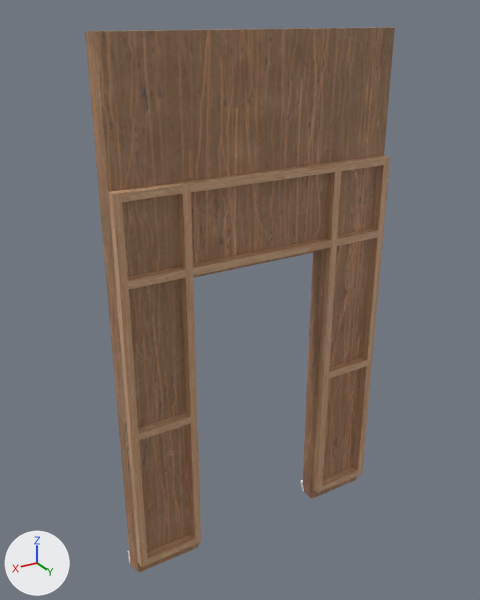
What one commit did to the FBX model Assets/Assets/Walls/MovieSet/FBX/MovieSet_WallDoor.fbx.
The view is the same before and after, from a camera (50 mm lens) standing at (3.19, 3.38, 3.58) and looking at (1.08, -0.12, 1.82). Arrows for +X, +Y and +Z are at lower left; the lights stay in place. Where no turn or scale is listed for an object, it has been applied to the vertices. Vertices at the same position are counted once.

The scene before the commit, as lines of its bpy script (objects in view):
```python
me_cube_005 = bpy.data.meshes.new('Cube.005')
me_cube_005.from_pydata(...)  # 130 vertices, 78 faces; spans x 0.0..2.0, y -0.13..0.06, z 0.0..3.5
# faces by material slot: [75, 3]
me_cube_005.materials.append(mat_m_movieset)
me_cube_005.materials.append(mat_m_wall)  # white #e7e7e7
ob_movieset_wall_door = bpy.data.objects.new('MovieSet_Wall_Door', me_cube_005)
ob_movieset_wall_door.location = (0.0, 0.0, 0.0)
```
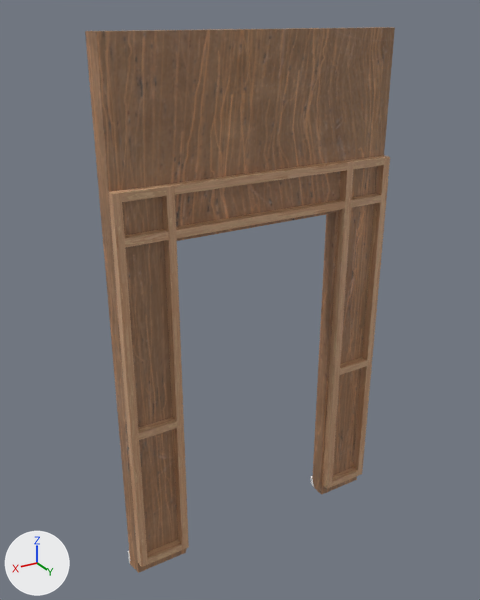
What differs and where, as boxes [x1, y1, x2, y2] in the pictures (480 x 600 px; the box of a moved part takes in the faces that stretch with it):
part 1 of me_cube_005, moved or reshaped: before [109, 182, 201, 567]; after [109, 184, 189, 567]
part 2 of me_cube_005, moved or reshaped: before [187, 162, 342, 493]; after [171, 160, 354, 489]
part 3 of me_cube_005, moved or reshaped: before [128, 267, 186, 289]; after [125, 229, 169, 247]
part 4 of me_cube_005, moved or reshaped: before [337, 228, 378, 246]; after [351, 193, 381, 208]
part 5 of me_cube_005, moved or reshaped: before [193, 238, 331, 276]; after [176, 199, 345, 238]
part 6 of me_cube_005, moved or reshaped: before [300, 357, 367, 499]; after [310, 357, 367, 495]
part 7 of me_cube_005, moved or reshaped: before [302, 29, 395, 490]; after [312, 29, 395, 486]
part 8 of me_cube_005, moved or reshaped: before [128, 543, 199, 571]; after [128, 548, 187, 572]
part 9 of me_cube_005, moved or reshaped: before [138, 413, 191, 440]; after [138, 417, 177, 440]
part 10 of me_cube_005, moved or reshaped: [103, 42, 384, 540] in both

What changed in the scene script:
```text
Change me_cube_005:
    where me_cube_005.from_pydata(...)  # 130 vertices, 78 faces; spans x 0.0..2.0, y -0.13..0.06, z 0.0..3.5
    used by ob_movieset_wall_door; location = (0.0, 0.0, 0.0)
    me_cube_005 part 1: the loose piece of 26 vertices spanning x 1.52..1.98, y 0.0..0.06, z 0.1..2.7 is scaled about its middle by (0.75, 1, 1), then moved by (0.05, 0.0, 0.0)
    me_cube_005 part 2: the loose piece of 14 vertices spanning x 0.43..1.52, y 0.0..0.06, z 0.1..2.7 is scaled about its middle by (1.19, 1, 1)
    me_cube_005 part 3: the loose piece of 8 vertices spanning x 1.57..1.93, y 0.0..0.06, z 2.14..2.19 is scaled about its middle by (0.724, 1, 1), then moved by (0.05, 0.0, 0.25)
    me_cube_005 part 4: the loose piece of 8 vertices spanning x 0.07..0.43, y 0.0..0.06, z 2.14..2.19 is scaled about its middle by (0.725, 1, 1), then moved by (-0.05, 0.0, 0.25)
    me_cube_005 part 5: the loose piece of 8 vertices spanning x 0.48..1.52, y 0.0..0.06, z 2.14..2.19 is scaled about its middle by (1.19, 1, 1), then moved by (0.0, 0.0, 0.25)
    me_cube_005 part 6: 14 of the vertices in x 0.43..0.51, y -0.13..0.06, z 0.0..1.17 are moved by (-0.1, 0.0, 0.0)
    me_cube_005 part 7: all 2 vertices in x 0.51, y -0.1..0.0, z 2.11 are moved by (-0.1, 0.0, 0.25)
    me_cube_005 part 8: all 6 vertices in x 1.49..1.51, y -0.13..0.0, z 0.0..0.1 are moved by (0.1, 0.0, 0.0)
    me_cube_005 part 9: all 4 vertices in x 1.57, y 0.0..0.06, z 1.12..1.17 are moved by (0.1, 0.0, 0.0)
    me_cube_005 part 10: all 2 vertices in x 1.49, y -0.1..0.0, z 2.11 are moved by (0.1, 0.0, 0.25)
```
